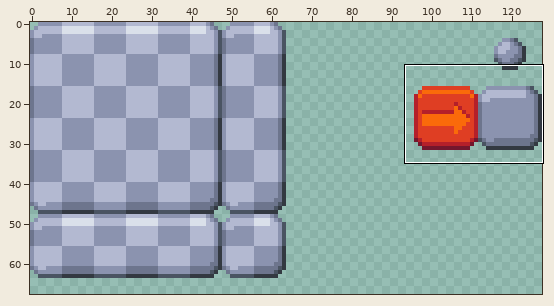
File history of a sprite sheet, Assignment 3_Platformer_1.0/Assets/Sprites/TestTiles.png. The picture above shows the old version from afar; the outline marks the close-up.
Close-up. Before the edit:
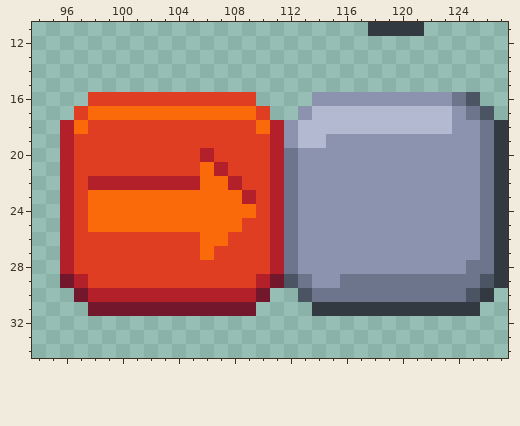
The file is 128x128 pixels. Shown: x 94..127, y 11..34. The wide view leaves out empty margins.
And afterwards:
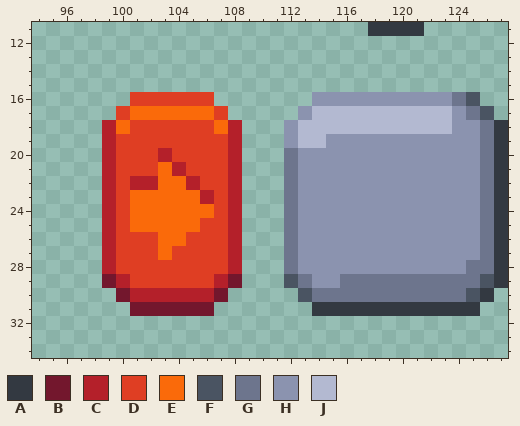
Palette (. is transparent): A #333941  B #73172d  C #b4202a  D #df3e23  E #fa6a0a  F #4a5462  G #6d758d  H #8b93af  J #b3b9d1
Edits made:
{"y":16,"x":98,"old":"DDD","new":"..."}
{"y":16,"x":107,"old":"DDD","new":"..."}
{"y":17,"x":97,"old":"DEEE","new":"...D"}
{"y":17,"x":107,"old":"EEED","new":"D..."}
{"y":18,"x":96,"old":"CEDDD","new":"...CE"}
{"y":18,"x":107,"old":"DDDEC","new":"EC..."}
{"y":19,"x":96,"old":"CDDD","new":"...C"}
{"y":19,"x":108,"old":"DDDC","new":"C..."}
{"y":20,"x":96,"old":"CDDD","new":"...C"}
{"y":20,"x":103,"old":"D","new":"C"}
{"y":20,"x":106,"old":"C","new":"D"}
{"y":20,"x":108,"old":"DDDC","new":"C..."}
{"y":21,"x":96,"old":"CDDD","new":"...C"}
{"y":21,"x":103,"old":"DD","new":"EC"}
{"y":21,"x":106,"old":"ECDDDC","new":"DDC..."}
{"y":22,"x":96,"old":"CDC","new":"..."}
{"y":22,"x":100,"old":"C","new":"D"}
{"y":22,"x":103,"old":"CC","new":"EE"}
{"y":22,"x":106,"old":"EE","new":"DD"}
{"y":22,"x":109,"old":"DDC","new":"..."}
{"y":23,"x":96,"old":"CDEEE","new":"...CD"}
{"y":23,"x":106,"old":"EEECDC","new":"CDC..."}
{"y":24,"x":96,"old":"CDEEE","new":"...CD"}
{"y":24,"x":107,"old":"EEEDC","new":"DC..."}
{"y":25,"x":96,"old":"CDEEE","new":"...CD"}
{"y":25,"x":106,"old":"EEEDDC","new":"DDC..."}
{"y":26,"x":96,"old":"CDDD","new":"...C"}
{"y":26,"x":103,"old":"DD","new":"EE"}
{"y":26,"x":106,"old":"EEDDDC","new":"DDC..."}
{"y":27,"x":96,"old":"CDDD","new":"...C"}
{"y":27,"x":103,"old":"D","new":"E"}
{"y":27,"x":106,"old":"E","new":"D"}
{"y":27,"x":108,"old":"DDDC","new":"C..."}
{"y":28,"x":96,"old":"CDDD","new":"...C"}
{"y":28,"x":108,"old":"DDDC","new":"C..."}
{"y":29,"x":96,"old":"BCDDD","new":"...BC"}
{"y":29,"x":107,"old":"DDDCB","new":"CB..."}
{"y":30,"x":97,"old":"BCCC","new":"...B"}
{"y":30,"x":107,"old":"CCCB","new":"B..."}
{"y":31,"x":98,"old":"BBB","new":"..."}
{"y":31,"x":107,"old":"BBB","new":"..."}
